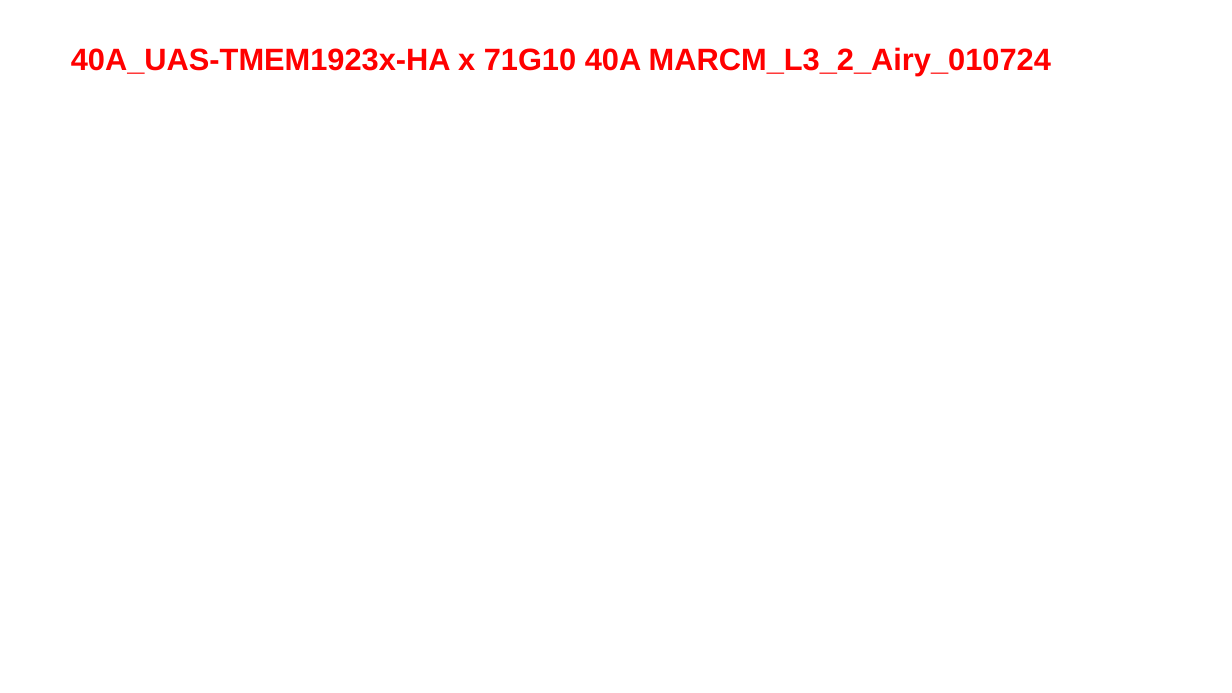
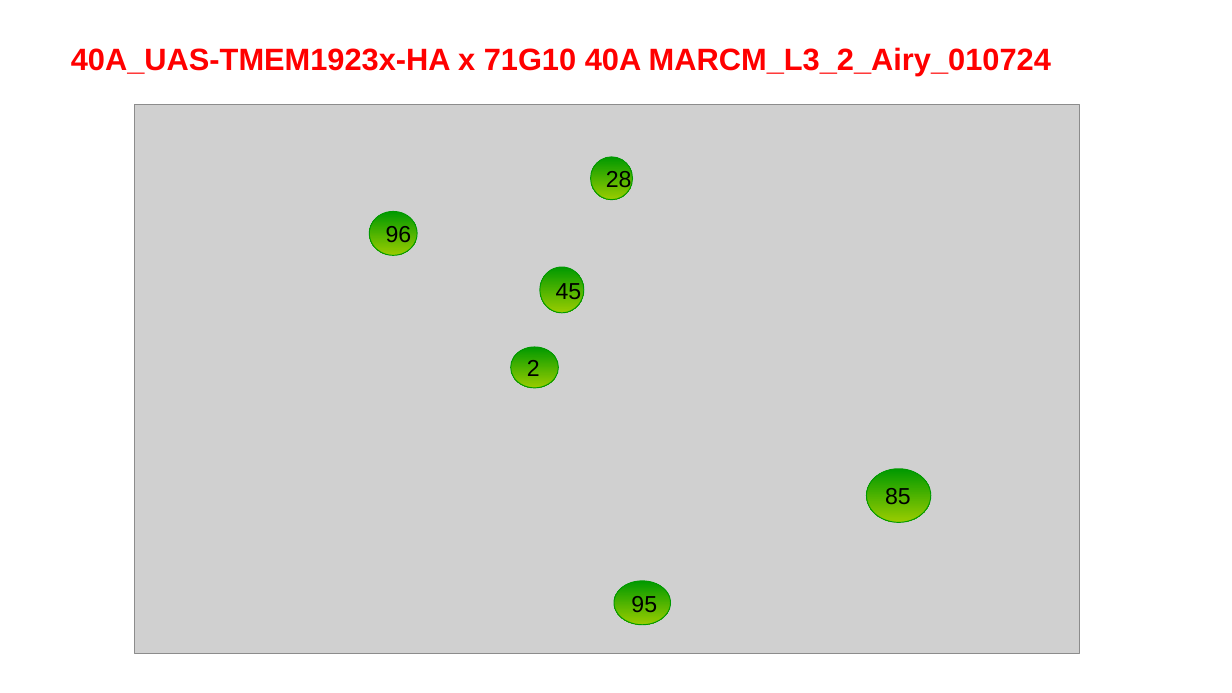
Before and after one commit to Nahuel88Ar/Lysosomes, a slide deck: slide 17 of meeting 17-11.pptx (slide 25 before the commit). Drawn at 1232x693 pixels with LibreOffice and Linux fonts; fonts in the diff are those of the drawing; grey boxes stand for pictures; background and template pictures are left out. Boxes give left, top, right and bottom in pixels: in the first picture for what was removed or moved away, otherwise in the second. Text is boxed around its words. In the diff, an @@ line names an element or a change of style, - is before the commit and + after.

```diff
--- a/meeting 17-11.pptx
+++ b/meeting 17-11.pptx
@@ picture added at bbox=[134, 104, 1080, 653] @@
@@ ellipse added at bbox=[591, 157, 632, 200], fill gradient #009900 to #99CC00, outline #009900 0.75 pt, 18 pt, text #000000 @@
+28
@@ ellipse added at bbox=[370, 212, 418, 255], fill gradient #009900 to #99CC00, outline #009900 0.75 pt, 18 pt, text #000000 @@
+96
@@ ellipse added at bbox=[540, 267, 583, 313], fill gradient #009900 to #99CC00, outline #009900 0.75 pt, 18 pt, text #000000 @@
+45
@@ ellipse added at bbox=[511, 347, 559, 387], fill gradient #009900 to #99CC00, outline #009900 0.75 pt, 18 pt, text #000000 @@
+2
@@ ellipse added at bbox=[867, 469, 932, 522], fill gradient #009900 to #99CC00, outline #009900 0.75 pt, 18 pt, text #000000 @@
+85
@@ ellipse added at bbox=[615, 581, 671, 625], fill gradient #009900 to #99CC00, outline #009900 0.75 pt, 18 pt, text #000000 @@
+95
```
Also in this commit, not shown: 14 other slides changed, 1 slide added, 12 slides removed, 1 other file.
